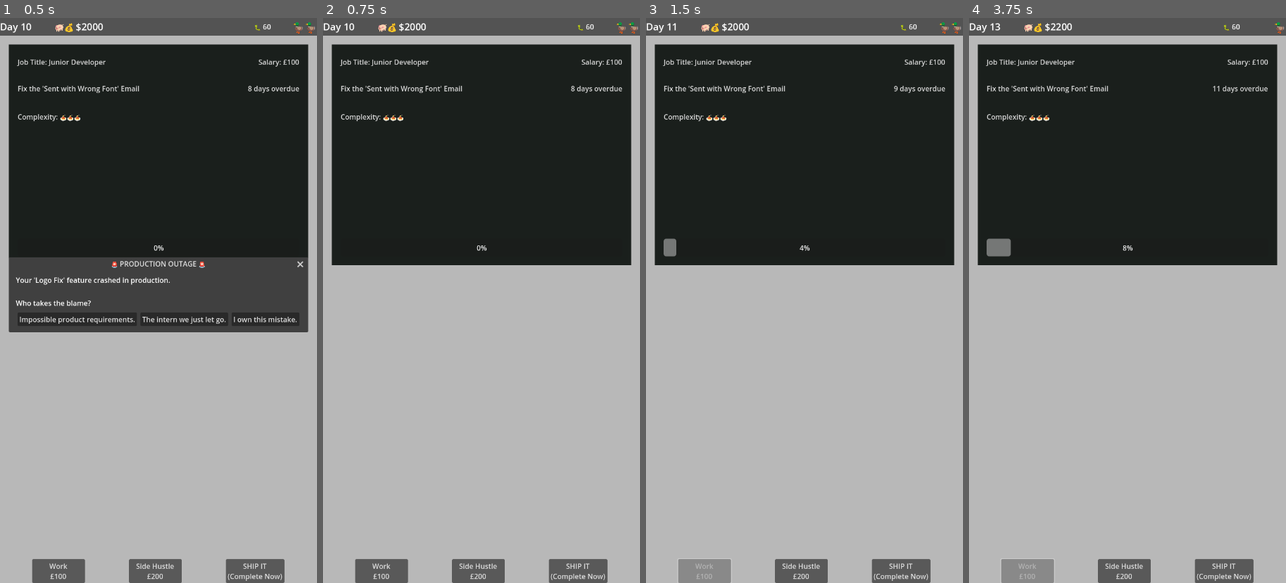
Above: before the commit, frames 1-4 (left to right).
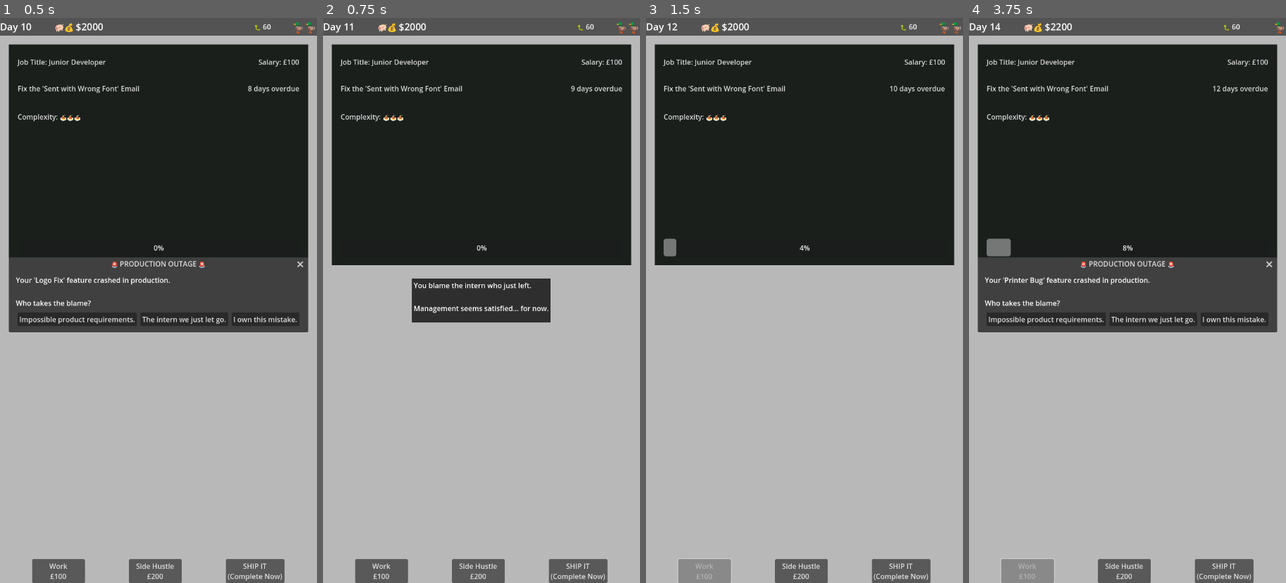
Above: after the commit, the same moments.

Repository: lmchoi/alt-f-this
Game: Godot game, scene res://scenes/game_ui.tscn
Same seed, same stepped clock (60 frames per second), same inputs: the game is played once before the commit and once after it.
Inputs:
- Up to frame 1 (0.5 s): no input
- Up to frame 2 (0.75 s): click "The intern we just let go." at 0.5 s
- Up to frame 3 (1.5 s): click "Work £100" at 1.25 s
- Up to frame 4 (3.75 s): click "Side Hustle £200" at 2 s; click "SHIP IT (Complete Now)" at 2.75 s; click "Work £100" at 3.5 s

Frame 1 is identical in both runs. In frame 2, 3.3% of the frame differs, in the area x 8-80%, y 0-54%; in frame 3, less than 0.1%; in frame 4, 12%, in the area x 2-98%, y 0-56%.

Commit message:
Add handler for outage choices

Diff:
--- a/autoloads/game_manager.gd
+++ b/autoloads/game_manager.gd
@@ -49,6 +49,15 @@
 var production_outages := 0  # Track total outages for firing (3 = fired)
 var poorly_shipped_tasks := []  # Tasks shipped at <50% (can trigger outages)
 
+# PIP and blame tracking
+var pip_warnings := 0  # 2 warnings = fired
+var total_blames := 0  # 3 blames = company collapse
+var blame_stats := {
+	"responsibility": 0,  # Took personal responsibility
+	"scapegoat": 0,       # Blamed others
+	"systemic": 0         # Blamed system/process
+}
+
 var ship_messages: Dictionary = {}
 
 const WORK_EVENTS := [
@@ -100,6 +109,47 @@
 
 	# Emit signal for UI to show outage dialog with choices
 	production_outage_occurred.emit(task_name)
+
+func handle_outage_choice(choice: String):
+	"""Process the player's blame choice for a production outage."""
+	# Track blame statistics
+	blame_stats[choice] += 1
+
+	# No progress for a day as consequence
+	day += 1
+
+	match choice:
+		"responsibility":
+			# Taking responsibility: get PIP warning
+			pip_warnings += 1
+
+			if pip_warnings >= 2:
+				game_over.emit("You've received 2 PIP warnings.\n\nHR called you in for a 'conversation.'\n\nYou're fired.\n\n[Ending: Managed Out]")
+			else:
+				event_occurred.emit({"text": "You take responsibility for the outage.\n\nManagement puts you on a Performance Improvement Plan.\n\n⚠️ One more PIP and you're out.", "money": 0, "ducks": 0})
+
+		"scapegoat", "systemic":
+			# Blaming others or system: increment blame counter
+			total_blames += 1
+
+			if total_blames >= 3:
+				game_over.emit("The blame culture is toxic.\n\nEngineers are quitting en masse.\n\nInvestors pulled funding.\n\nThe company collapses.\n\n[Ending: Toxic Culture]")
+			else:
+				var message = ""
+				if total_blames == 2:
+					# Second blame: hint at danger
+					if choice == "scapegoat":
+						message = "You blame the intern who just left.\n\nManagement seems satisfied.\n\nBut the team morale feels... different."
+					else:  # systemic
+						message = "You blame impossible product requirements.\n\nManagement notes your complaint.\n\nThe blame game is getting old."
+				else:
+					# First blame: no hint
+					if choice == "scapegoat":
+						message = "You blame the intern who just left.\n\nManagement seems satisfied... for now."
+					else:  # systemic
+						message = "You blame impossible product requirements.\n\nManagement notes your complaint."
+
+				event_occurred.emit({"text": message, "money": 0, "ducks": 0})
 
 func check_victory():
 	"""Check if player has reached $5000 escape goal."""
--- a/scenes/game_ui.gd
+++ b/scenes/game_ui.gd
@@ -115,9 +115,8 @@
 	$OutageDialog.show_outage(task_name)
 
 func _on_outage_choice(choice: String):
-	# For now, just print (no effect yet - Step 1 complete)
-	print("Outage choice: %s" % choice)
-	# TODO: Wire up to GameManager in Step 2
+	GameManager.handle_outage_choice(choice)
+	$OutageDialog.hide()
 
 func _setup_test_scenario():
 	"""Debug: Setup test scenario for production outage testing"""
